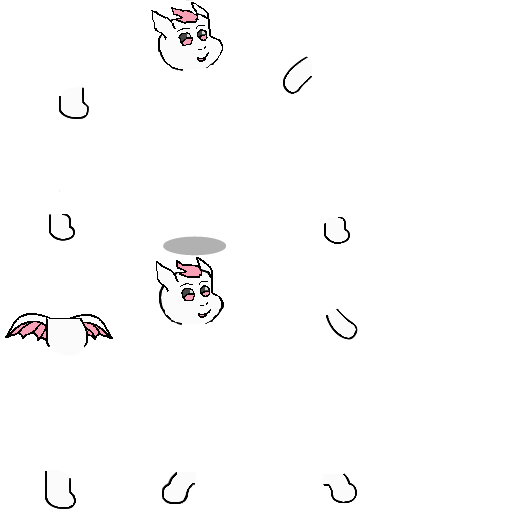
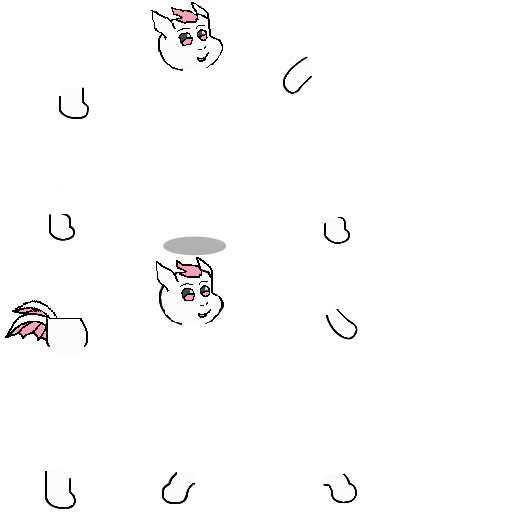
Before/after of a (512, 512) layered artwork. What changed in the layer stack:
removed layer "Layer 1 Copy 2" over [19, 313, 113, 340]
added layer "wingsfront" above "wings back" over [19, 313, 57, 318]
added layer "wings back" above "lines Copy" over [12, 300, 57, 318]
